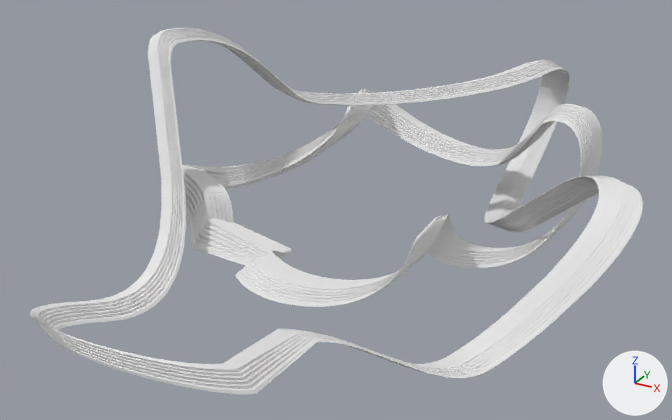
One commit to the OBJ model assets/new_obj/externalScene.obj: the scene before it, then after it.
The view is the same before and after, from a 50 mm camera at (188.0, -401.0, 186.0) aimed at (-17.0, -29.0, 0.0). Arrows for +X, +Y and +Z are at lower right; the lights stay in place. Where no turn or scale is listed for an object, it has been applied to the vertices.

Before the edit, the objects in view are built like this:
```python
me_sweep = bpy.data.meshes.new('Sweep')
me_sweep.from_pydata(...)  # 6650 vertices, 6650 faces; spans x -113.0..88.0, y -129.0..134.0, z -32.0..40.0
me_sweep.materials.append(mat_default)  # white #e7e7e7
me_sweep_1 = bpy.data.meshes.new('Sweep.1')
me_sweep_1.from_pydata(...)  # 5928 vertices, 5928 faces; spans x -133.0..129.0, y -186.0..163.0, z -38.0..77.0
me_sweep_1.materials.append(mat_default)  # white #e7e7e7
ob_sweep = bpy.data.objects.new('Sweep', me_sweep)
ob_sweep.location = (0.0, 0.0, 0.0)
ob_sweep_1 = bpy.data.objects.new('Sweep.1', me_sweep_1)
ob_sweep_1.location = (0.0, 0.0, 0.0)
```
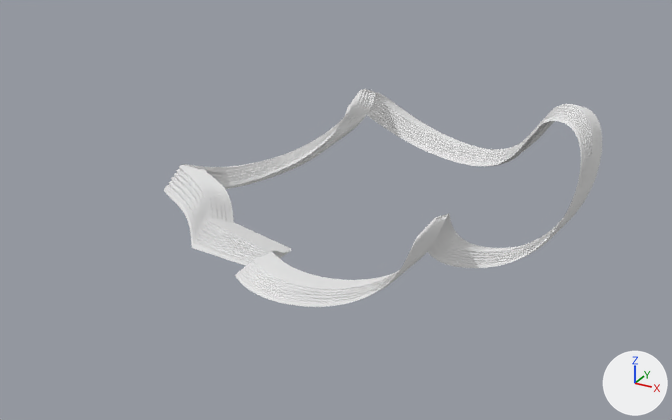
What differs and where, as boxes (x1, y1, x2, y2) in the pictures (672 x 420 px):
'Sweep.1', deleted
    before: (30, 28, 643, 394)
part 1 of me_sweep, shading changed
    both: (182, 89, 602, 307)

Patch to the scene script:
```diff
--- a/assets/new_obj/externalScene.obj.py
+++ b/assets/new_obj/externalScene.obj.py
@@ me_sweep @@
 me_sweep.from_pydata(...)  # 6650 vertices, 6650 faces; spans x -113.0..88.0, y -129.0..134.0, z -32.0..40.0
 # used by ob_sweep; location = (0.0, 0.0, 0.0)
+# me_sweep part 1: edges marked sharp go from 0 to 6668
 me_sweep.materials.append(mat_default)
@@ ob_sweep_1 @@
-ob_sweep_1 = bpy.data.objects.new('Sweep.1', me_sweep_1)
-ob_sweep_1.location = (0.0, 0.0, 0.0)
```
